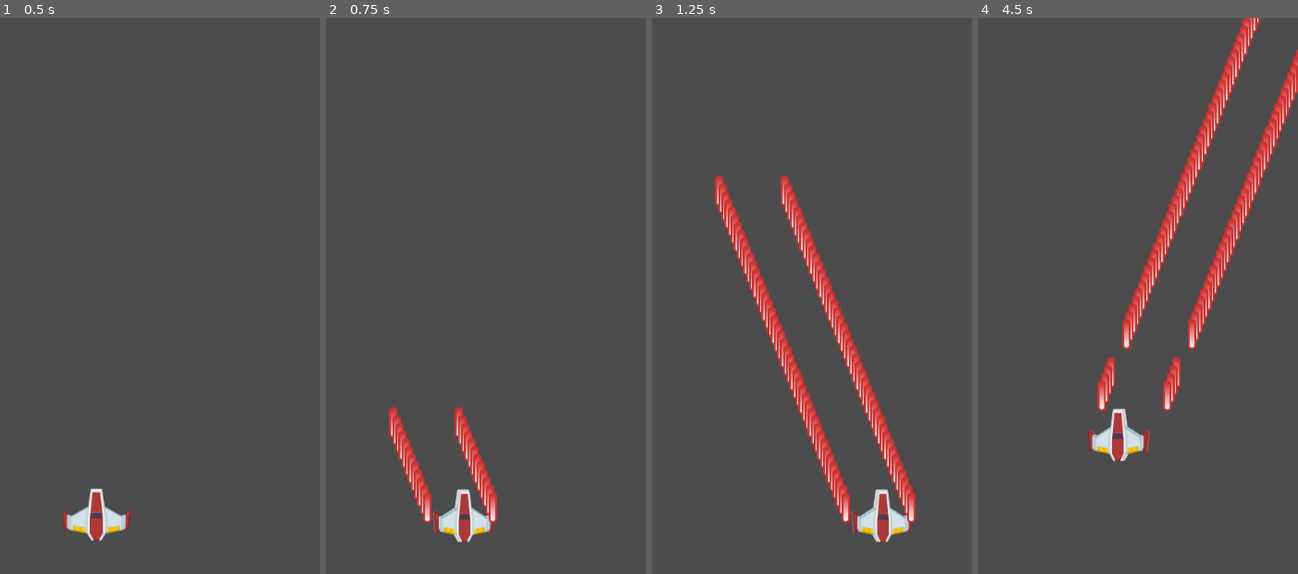
Above: before the commit, frames 1-4 (left to right).
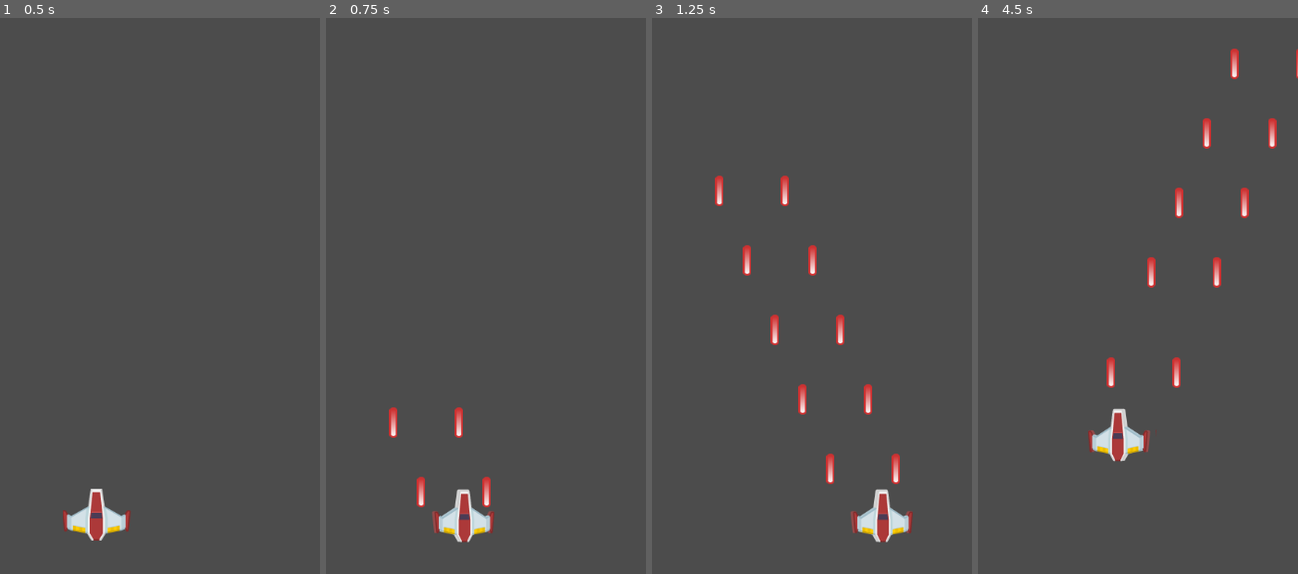
Above: after the commit, the same moments.

Repository: ZacharyRanes/Space_Shooter
Game: Godot game, scene res://MainScenes/Gameplay.tscn
The game is run twice, just before and just after one commit, with the same random seed, the same clock (stepped at 60 frames per second) and the same inputs.
Inputs:
- Up to frame 1 (0.5 s): no input
- Up to frame 2 (0.75 s): tap Enter at 0.5 s; hold D (move_right) from 0.53 s (still down); hold Space (shoot) from 0.53 s (still down)
- Up to frame 3 (1.25 s): keep holding D (move_right); keep holding Space (shoot)
- Up to frame 4 (4.5 s): release D (move_right) at 1.28 s; release Space (shoot) at 1.28 s; hold S (move_down) 1.28-2.03 s; tap Space (shoot) at 1.35, 2.85, 4.35 s; hold D (move_right) 2.03-2.78 s; hold Space (shoot) 2.03-2.78 s; hold W (move_up) 2.78-3.53 s; hold Space (shoot) 3.53-4.28 s; hold A (move_left) from 3.53 s (still down)

Frame 1 is identical in both runs. In frame 2, 1.5% of the frame differs, in the area x 20-54%, y 71-91%; in frame 3, 5.4%; in frame 4, 5.6%, in the area x 37-100%, y 0-71%.

Commit message:
End of EP9

Diff:
--- a/Player/Player.gd
+++ b/Player/Player.gd
@@ -4,8 +4,11 @@
 
 onready var animatedSprite := $AnimatedSprite
 onready var firingPositions := $FiringPositions
+onready var fireDelayTimer := $FireDelayTimer
 
 export var speed: float = 100
+export var fireDelay: float = 0.15
+
 var vel := Vector2(0,0)
 
 func _process(delta):
@@ -16,7 +19,8 @@
 	else:
 		animatedSprite.play("Straight")
 
-	if Input.is_action_pressed("shoot"):
+	if Input.is_action_pressed("shoot") and fireDelayTimer.is_stopped():
+		fireDelayTimer.start(fireDelay)
 		for gun in firingPositions.get_children():
 			var bullet := plBullet.instance()
 			bullet.global_position = gun.global_position
--- a/Player/Player.tscn
+++ b/Player/Player.tscn
@@ -58,3 +58,6 @@
 
 [node name="RightGun" type="Node2D" parent="FiringPositions"]
 position = Vector2( 35.4, -9 )
+
+[node name="FireDelayTimer" type="Timer" parent="."]
+one_shot = true
